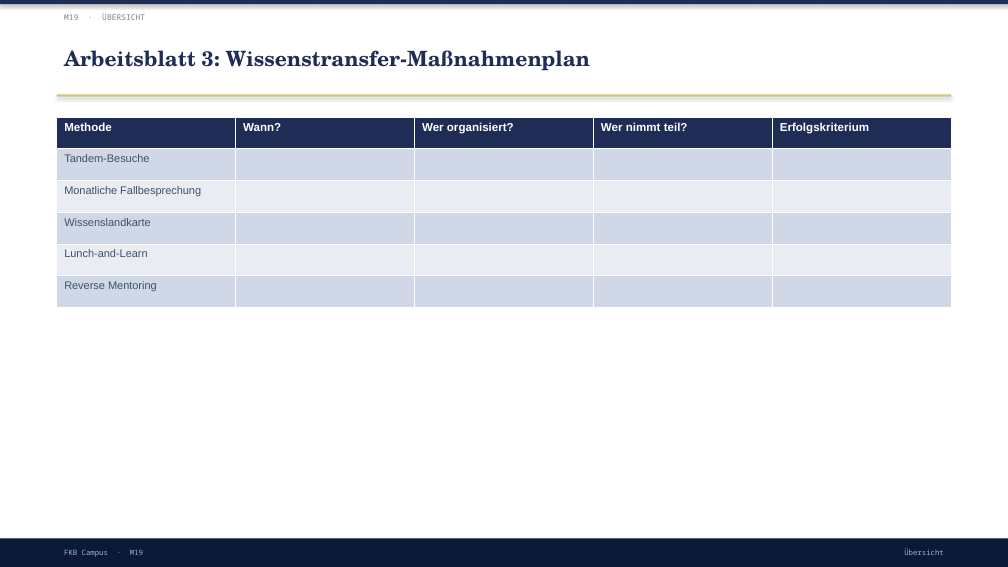
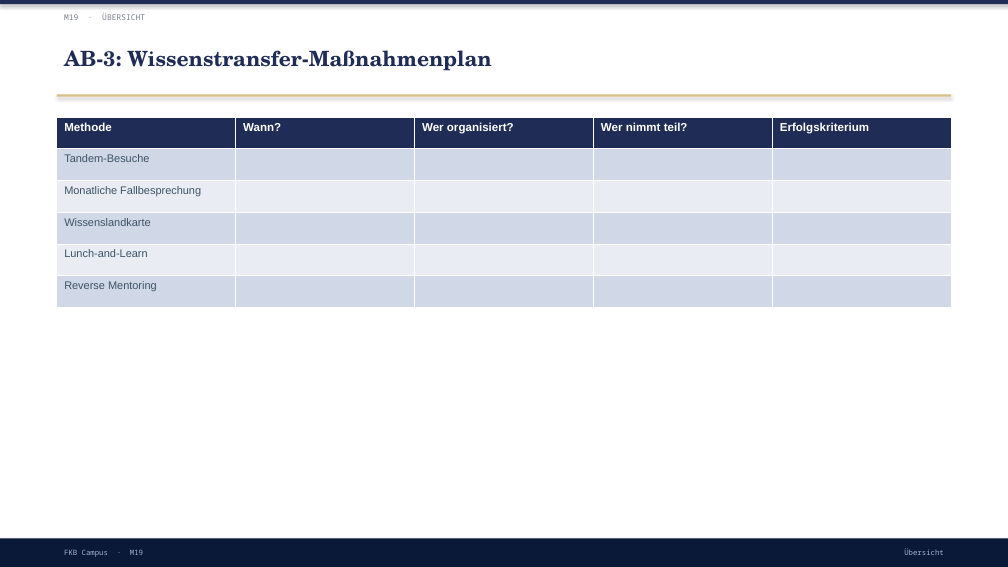
Before and after one commit to ck5rqc47pr-byte/firmenkundenakademie-online, a slide deck: slide 15 of protected-downloads/praesentation/M19.pptx. Drawn at 1008x567 pixels with LibreOffice and Linux fonts; fonts in the diff are those of the drawing. Boxes give left, top, right and bottom in pixels: in the first picture for what was removed or moved away, otherwise in the second. Text is boxed around its words. In the diff, an @@ line names an element or a change of style, - is before the commit and + after.

```diff
--- a/protected-downloads/praesentation/M19.pptx
+++ b/protected-downloads/praesentation/M19.pptx
@@ text at <box>64,50,491,71</box>: text changed @@
-Arbeitsblatt 3: Wissenstransfer-Maßnahmenplan
+AB-3: Wissenstransfer-Maßnahmenplan
```
Also in this commit, not shown: 2 other slides changed, 57 other files.
